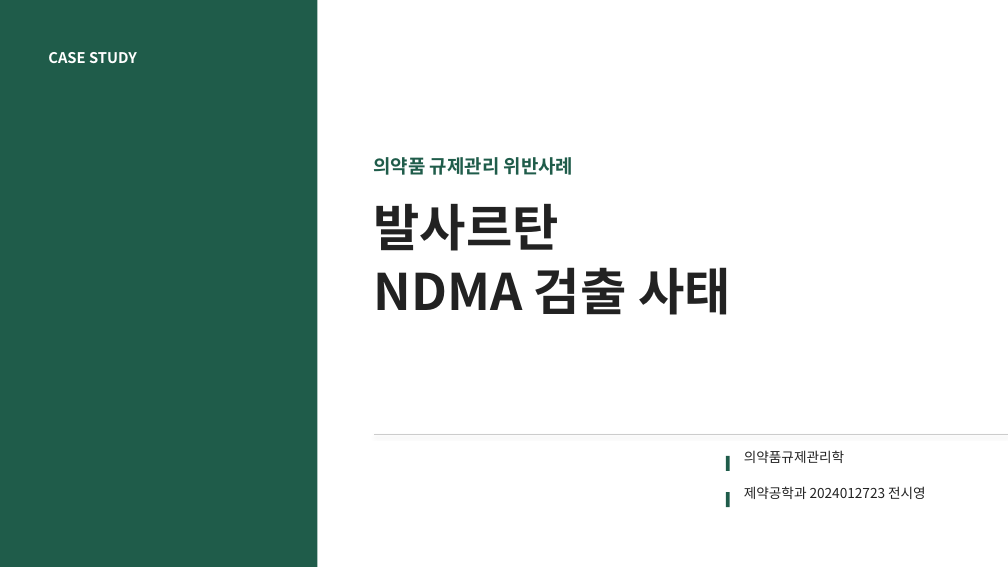
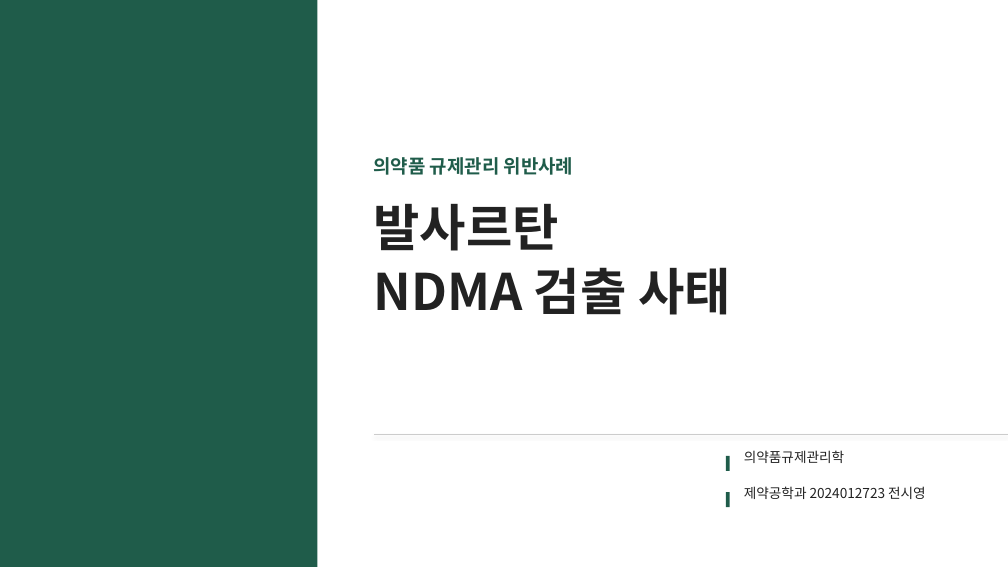
Before and after one commit to wlwl991123-prog/webtoon-app, a slide deck: slide 1 of GMP_발사르탄.pptx. Drawn at 1008x567 pixels with LibreOffice and Linux fonts; fonts in the diff are those of the drawing. Boxes give left, top, right and bottom in pixels: in the first picture for what was removed or moved away, otherwise in the second. Text is boxed around its words. In the diff, an @@ line names an element or a change of style, - is before the commit and + after.

```diff
--- a/GMP_발사르탄.pptx
+++ b/GMP_발사르탄.pptx
@@ text removed at [48, 52, 137, 63] @@
-CASE STUDY
```
Also in this commit, not shown: 3 other files.
